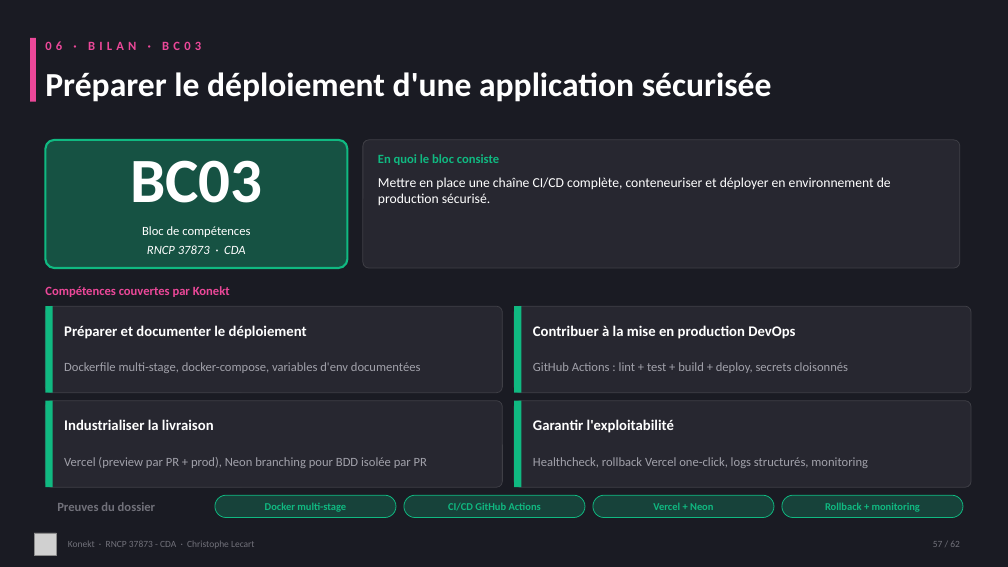
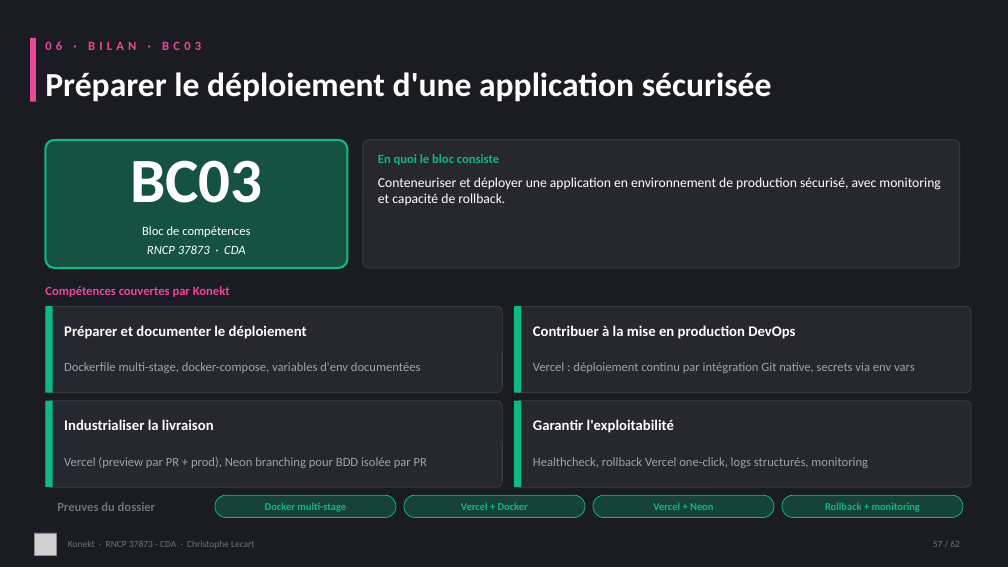
Before and after one commit to CLecart/social-network, a slide deck: slide 57 of dossier-certification/00-presentation/Konekt_RNCP_37873_Support_Visuel.pptx. Drawn at 1008x567 pixels with LibreOffice and Linux fonts; fonts in the diff are those of the drawing; grey boxes stand for pictures. Boxes give left, top, right and bottom in pixels: in the first picture for what was removed or moved away, otherwise in the second. Text is boxed around its words. In the diff, an @@ line names an element or a change of style, - is before the commit and + after.

```diff
--- a/dossier-certification/00-presentation/Konekt_RNCP_37873_Support_Visuel.pptx
+++ b/dossier-certification/00-presentation/Konekt_RNCP_37873_Support_Visuel.pptx
@@ text at <box>378,177,940,205</box>: text changed @@
-Mettre en place une chaîne CI/CD complète, conteneuriser et déployer en environnement de production sécurisé.
+Conteneuriser et déployer une application en environnement de production sécurisé, avec monitoring et capacité de rollback.
@@ text at <box>533,362,915,373</box>: text changed @@
-GitHub Actions : lint + test + build + deploy, secrets cloisonnés
+Vercel : déploiement continu par intégration Git native, secrets via env vars
@@ text at <box>461,502,528,510</box>: text changed @@
-CI/CD GitHub Actions
+Vercel + Docker
```
Also in this commit, not shown: 9 other slides changed, 1 slide added, 1 slide removed.
